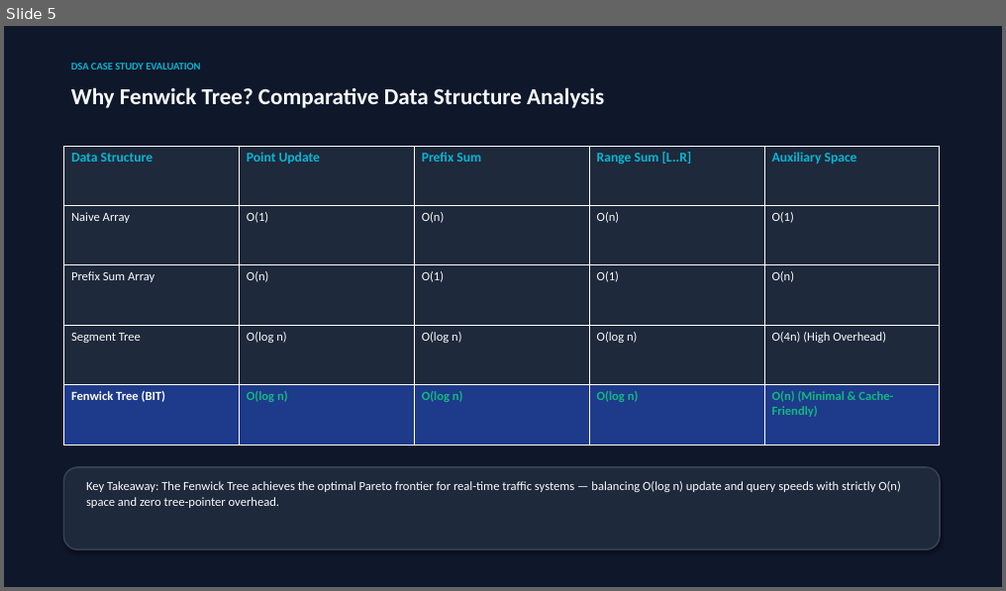
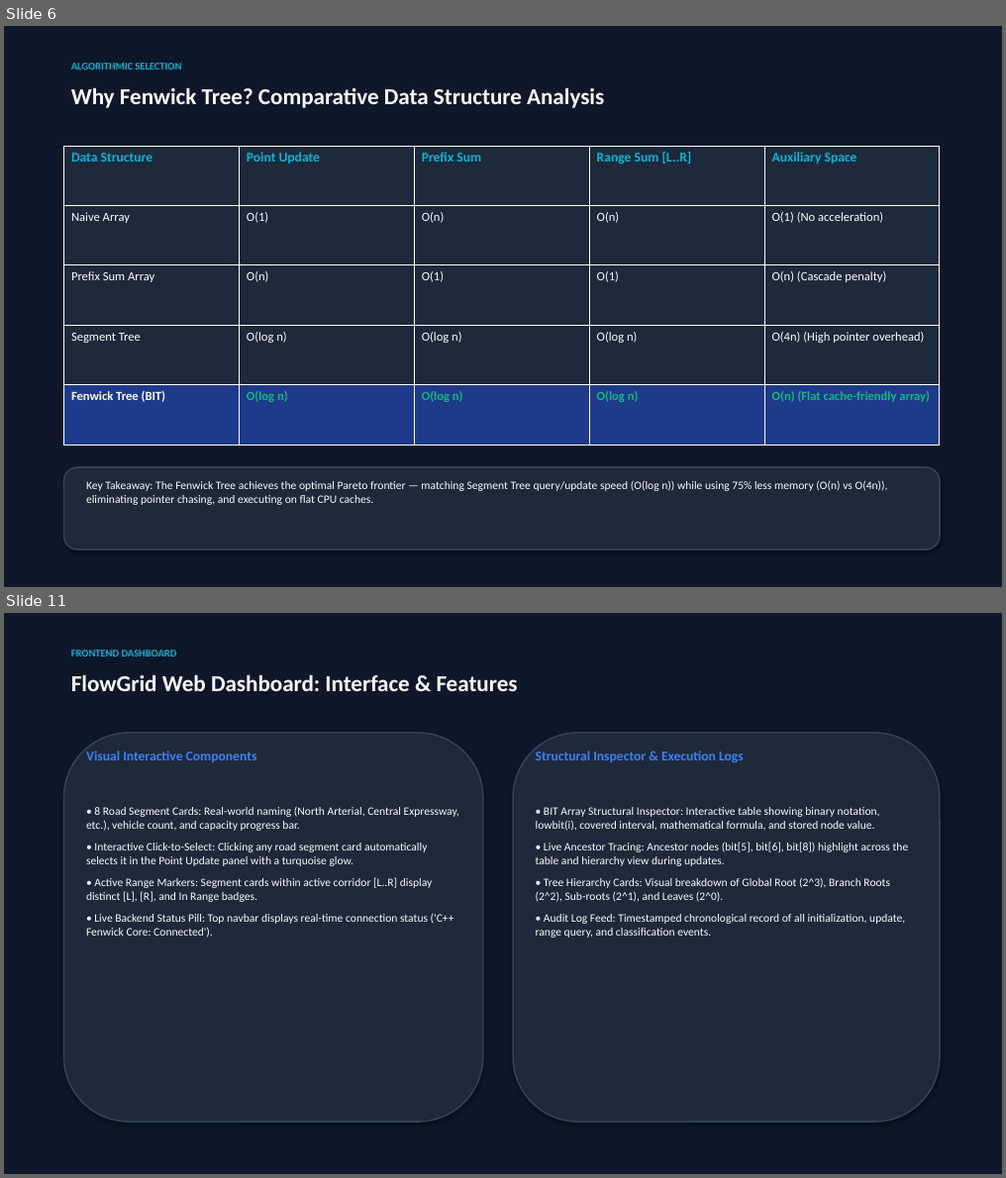
Before and after one commit to Jeyadev3/FlowGrid_Traffic_Analytics, a slide deck: presentation/Fenwick_Tree_Case_Study.pptx. Shown one above the other, each under a label of ours: slide 5 before the commit, slides 6 and 11 after it; the slides between them are not shown. The pictures are 1006x591 and 1006x1178 pixels, drawn with LibreOffice and Linux fonts; fonts in the diff are those of the drawing. Boxes give left, top, right and bottom in pixels: in the first picture for what was removed or moved away, otherwise in the second. Text is boxed around its words. In the diff, an @@ line names an element or a change of style, - is before the commit and + after.

Commit message:
docs: update Fenwick Tree case study presentation with Member 4 integration

```diff
--- a/presentation/Fenwick_Tree_Case_Study.pptx
+++ b/presentation/Fenwick_Tree_Case_Study.pptx
@@ slide 11 added at [4, 613, 1002, 1174], background #0F172A @@
@@ text added at [71, 650, 177, 657], 10 pt, text #06B6D4, bold @@
+FRONTEND DASHBOARD
@@ text added at [71, 674, 518, 691], 22 pt, text #F8FAFC, bold @@
+FlowGrid Web Dashboard: Interface & Features
@@ rounded rectangle added at [63, 733, 483, 1122], fill #1E293B, outline #334155 1.5 pt @@
@@ text added at [86, 751, 257, 762], 13 pt, text #3B82F6, bold @@
+Visual Interactive Components
@@ rounded rectangle added at [513, 733, 940, 1122], fill #1E293B, outline #334155 1.5 pt @@
@@ text added at [536, 751, 744, 763], 13 pt, text #3B82F6, bold @@
+Structural Inspector & Execution Logs
@@ text added at [86, 807, 459, 938], 11 pt, text #F8FAFC @@
+• 8 Road Segment Cards: Real-world naming (North Arterial, Central Expressway, etc.), vehicle count, and capacity progress bar.
+• Interactive Click-to-Select: Clicking any road segment card automatically selects it in the Point Update panel with a turquoise glow.
+• Active Range Markers: Segment cards within active corridor [L..R] display distinct [L], [R], and In Range badges.
+• Live Backend Status Pill: Top navbar displays real-time connection status ('C++ Fenwick Core: Connected').
@@ text added at [536, 807, 909, 938], 11 pt, text #F8FAFC @@
+• BIT Array Structural Inspector: Interactive table showing binary notation, lowbit(i), covered interval, mathematical formula, and stored node value.
+• Live Ancestor Tracing: Ancestor nodes (bit[5], bit[6], bit[8]) highlight across the table and hierarchy view during updates.
+• Tree Hierarchy Cards: Visual breakdown of Global Root (2^3), Branch Roots (2^2), Sub-roots (2^1), and Leaves (2^0).
+• Audit Log Feed: Timestamped chronological record of all initialization, update, range query, and classification events.
@@ what was slide 5 is now slide 6 @@
@@ slide 6 changed as well @@
@@ text at [71, 63, 181, 70]: text changed @@
-DSA CASE STUDY EVALUATION
+ALGORITHMIC SELECTION
@@ table at [63, 146, 940, 445] @@
-row 2, column 5: O(1)
+row 2, column 5: O(1) (No acceleration)
-row 3, column 5: O(n)
+row 3, column 5: O(n) (Cascade penalty)
-row 4, column 5: O(4n) (High Overhead)
+row 4, column 5: O(4n) (High pointer overhead)
-row 5, column 5: O(n) (Minimal & Cache-Friendly)
+row 5, column 5: O(n) (Flat cache-friendly array)
@@ text at [86, 480, 888, 505]: text changed; size 12 to 11 pt @@
-Key Takeaway: The Fenwick Tree achieves the optimal Pareto frontier for real-time traffic systems — balancing O(log n) update and query speeds with strictly O(n) space and zero tree-pointer overhead.
+Key Takeaway: The Fenwick Tree achieves the optimal Pareto frontier — matching Segment Tree query/update speed (O(log n)) while using 75% less memory (O(n) vs O(4n)), eliminating pointer chasing, and executing on flat CPU caches.
```
Also in this commit, not shown: 9 other slides changed, 5 other slides added, 4 slides removed, 2 other files.
